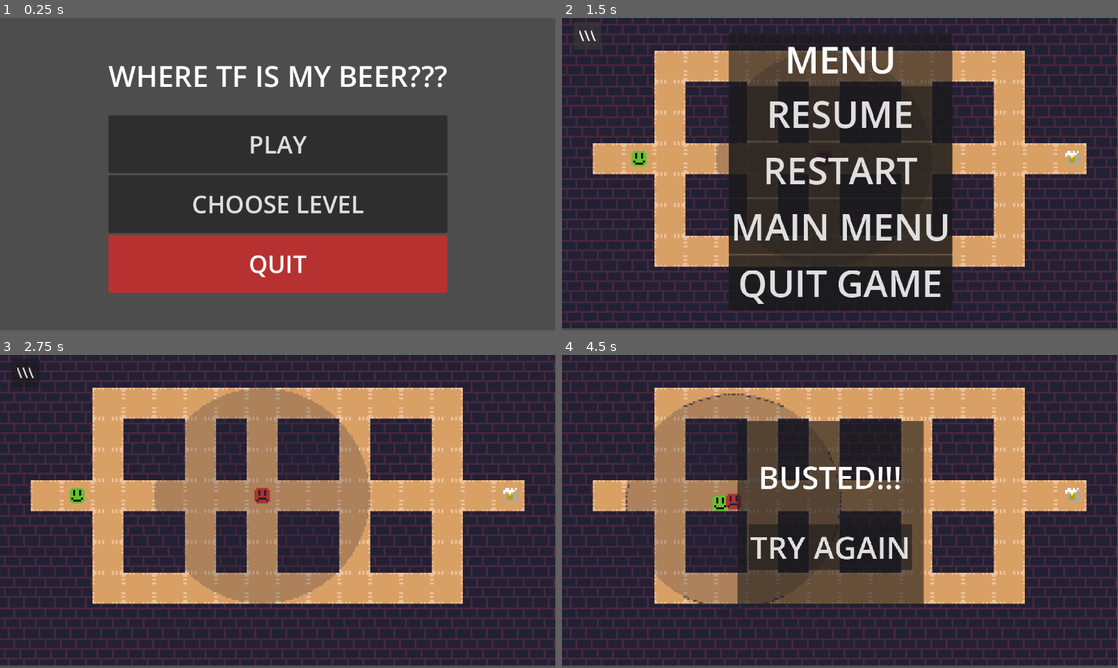
Above: before the commit, frames 1-4 (two rows, left to right).
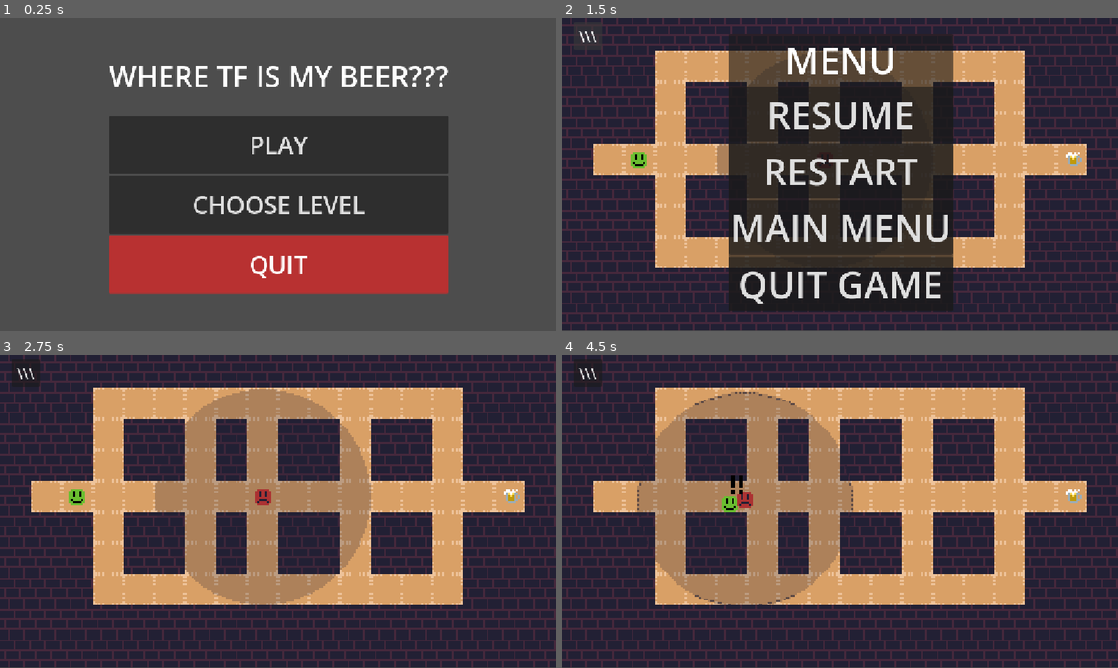
Above: after the commit, the same moments.

Repository: IlyaAfan/WhereTheFuckMyBeer
Game: Godot game, scene res://tscns/menus/menu.tscn
The game is run twice, just before and just after one commit, with the same random seed, the same clock (stepped at 60 frames per second) and the same inputs.
Inputs:
- Up to frame 1 (0.25 s): no input
- Up to frame 2 (1.5 s): click "PLAY" at 0.5 s; click "\\\" at 1.25 s
- Up to frame 3 (2.75 s): click "RESTART" at 2 s
- Up to frame 4 (4.5 s): hold D (right) 2.78-3.53 s; hold S (down) 3.53-4.28 s; hold D (right) from 4.28 s (still down)
In our replay, the window is 799x449 before the commit and 800x450 after it. These sizes can differ from the game's own. Grey fills any space a smaller window leaves; there, only what the larger window draws over its background counts as a difference.

The runs differ from the first frame. In frame 1, 3.3% of the frame differs, in the area x 19-81%, y 15-89%; in frame 2, 14%; in frame 3, 16%; in frame 4, 29%, in the area x 0-100%, y 0-100%.

Commit message:
добавил grace-период при обнаружении игрока, исправил разные ошибки

Diff:
--- a/Assets/scripts/do_see.gd
+++ b/Assets/scripts/do_see.gd
@@ -2,12 +2,15 @@
 
 signal iSee(target: Vector2)
 
+const Grace = 4 #grace-период в тиках таймера
+
 var target:Node2D
 var hear = false
 var see = false
-var navigated = false
+var navigated = false # означает что враг прямо сейчас бежит на игрока, "наведён" на него
 #ПЕРЕДЕЛАТЬ: используем дохуя булов чтобы обозначить состояния, нужна система состояний
 var i = 0 as int
+var GraceI = -1 as int #
 @export var nagent: NavigationAgent2D
 @export var radius = 56
 
@@ -17,6 +20,7 @@
 
 	$destination.visible = false
 	$Exclamation.visible = false
+	$Exclamation2.visible = false
 	$Question.visible = false
 
 func put_enemy_destination():
@@ -24,22 +28,33 @@
 	$destination.visible = true
 
 func navigate():
-	see = true
 	navigated = true
 	nagent.target_position = target.global_position
 
-func _on_timer_timeout() -> void:
+func _on_timer_timeout() -> void: # С этой абоминацией надо будет разобраться получше
 	if hear:
 		$RayCast2D.look_at(target.global_position)
 		$RayCast2D.force_raycast_update()
 		if $RayCast2D.is_colliding() and $RayCast2D.get_collider().name == ("Player"):
 		# Hear And See
+			if navigated: #Смотрим нужен ли Grace-период, если он уже бежит за игроком, то период не нужен.
+				iSee.emit(target.global_position)
+				navigate()
+			else:
+				if see:
+					if i == GraceI:
+						$Question.visible = false
+						$Exclamation.visible = true
+						$Exclamation2.visible = true
+						iSee.emit(target.global_position)
+						navigate()
+				else:
+					$Question.visible = true
+					$Exclamation.visible = true
+					$Exclamation2.visible = false
+					see = true
+					GraceI = (i + Grace)%10 # grace-период определяется здесь. I - тики таймера от 0 до 9
 
-			$Question.visible = false
-			$Exclamation.visible = true
-
-			iSee.emit(target.global_position)
-			navigate()
 		else:
 		# Hear No See
 			if navigated:
@@ -48,6 +63,7 @@
 				put_enemy_destination()
 			see = false
 			$Exclamation.visible = false
+			$Exclamation2.visible = false
 			$Question.visible = true
 
 	i+=1
@@ -66,6 +82,7 @@
 	if body.is_in_group("Player"):
 		$Question.visible = false
 		$Exclamation.visible = false
+		$Exclamation2.visible = false
 		hear = false
 		see = false
 		navigated = false
--- a/Assets/scripts/player.gd
+++ b/Assets/scripts/player.gd
@@ -6,7 +6,7 @@
 
 func get_caught():
 	caught.emit()
-	process_mode = Node.PROCESS_MODE_DISABLED
+	speed = 0
 
 func get_tile_data(data_name: String):
 	var tile_map: TileMapLayer = get_tree().get_first_node_in_group("TileMap")
--- a/project.godot
+++ b/project.godot
@@ -14,6 +14,11 @@
 run/main_scene="uid://ctkhux68g8dlv"
 config/features=PackedStringArray("4.6", "Forward Plus")
 config/icon="res://icon.svg"
+
+[display]
+
+window/size/resizable=false
+window/stretch/mode="canvas_items"
 
 [file_customization]
 
--- a/tscns/dos/do_see.tscn
+++ b/tscns/dos/do_see.tscn
@@ -40,15 +40,19 @@
 texture = ExtResource("3_6036s")
 
 [node name="Exclamation" type="Sprite2D" parent="." unique_id=1570774463]
-visible = false
 z_index = 3
-position = Vector2(-4, -5)
+position = Vector2(-2, -8)
+texture = ExtResource("4_4fjq2")
+
+[node name="Exclamation2" type="Sprite2D" parent="." unique_id=1243516752]
+z_index = 3
+position = Vector2(-6, -8)
 texture = ExtResource("4_4fjq2")
 
 [node name="Question" type="Sprite2D" parent="." unique_id=33092152]
 visible = false
 z_index = 3
-position = Vector2(-4, -5)
+position = Vector2(-7, -8)
 texture = ExtResource("5_8u3u4")
 
 [connection signal="timeout" from="Timer" to="." method="_on_timer_timeout"]
--- a/tscns/levels/test_level_2.tscn
+++ b/tscns/levels/test_level_2.tscn
@@ -1,38 +1,19 @@
 [gd_scene format=4 uid="uid://dhfocppi34bj7"]
 
 [ext_resource type="Script" uid="uid://b004d0wyock6y" path="res://Assets/scripts/root.gd" id="1_6yft4"]
-[ext_resource type="Texture2D" uid="uid://dvujmhju74fjm" path="res://Assets/Tiles/TestTiles.png" id="2_km620"]
+[ext_resource type="TileSet" uid="uid://begsvkejl3eqk" path="res://Assets/Tiles/TestTiles.tres" id="2_6yft4"]
 [ext_resource type="PackedScene" uid="uid://dp4ati4agkdmp" path="res://tscns/Enemy.tscn" id="3_486hu"]
 [ext_resource type="PackedScene" uid="uid://cmp7udr0sb02j" path="res://tscns/Player.tscn" id="4_8mjju"]
 [ext_resource type="PackedScene" uid="uid://dhbv5nllcw66r" path="res://tscns/menus/camera_with_menus.tscn" id="5_oudig"]
 [ext_resource type="PackedScene" uid="uid://bug765rqul378" path="res://tscns/beer.tscn" id="6_n42k0"]
 
-[sub_resource type="NavigationPolygon" id="NavigationPolygon_m5c6x"]
-vertices = PackedVector2Array(8, 8, -8, 8, -8, -8, 8, -8)
-polygons = Array[PackedInt32Array]([PackedInt32Array(0, 1, 2, 3)])
-outlines = Array[PackedVector2Array]([PackedVector2Array(-8, -8, 8, -8, 8, 8, -8, 8)])
-agent_radius = 0.0
-
-[sub_resource type="TileSetAtlasSource" id="TileSetAtlasSource_a4wrk"]
-texture = ExtResource("2_km620")
-0:0/0 = 0
-0:0/0/navigation_layer_0/polygon = SubResource("NavigationPolygon_m5c6x")
-1:0/0 = 0
-1:0/0/physics_layer_0/polygon_0/points = PackedVector2Array(-8, -8, 8, -8, 8, 8, -8, 8)
-
-[sub_resource type="TileSet" id="TileSet_sr5f1"]
-physics_layer_0/collision_layer = 2
-physics_layer_0/collision_mask = 3
-navigation_layer_0/layers = 1
-sources/0 = SubResource("TileSetAtlasSource_a4wrk")
-
 [node name="TestLevel3" type="Node2D" unique_id=1476997527]
 script = ExtResource("1_6yft4")
 
-[node name="map_level" type="TileMapLayer" parent="." unique_id=783746025]
+[node name="map_level" type="TileMapLayer" parent="." unique_id=783746025 groups=["TileMap"]]
 z_index = -5
 tile_map_data = PackedByteArray("AAD3//r/AAABAAAAAAD3//v/AAABAAAAAAD3//z/AAABAAAAAAD3//3/AAABAAAAAAD3//7/AAABAAAAAAD3// …(4144 unchanged characters)…
-tile_set = SubResource("TileSet_sr5f1")
+tile_set = ExtResource("2_6yft4")
 
 [node name="Enemy" parent="." unique_id=1695094296 instance=ExtResource("3_486hu")]
 process_mode = 1
--- a/tscns/levels/test_level_fs.tscn
+++ b/tscns/levels/test_level_fs.tscn
@@ -1,7 +1,7 @@
 [gd_scene format=4 uid="uid://q3opbucxdib7"]
 
 [ext_resource type="Script" uid="uid://b004d0wyock6y" path="res://Assets/scripts/root.gd" id="1_yc63u"]
-[ext_resource type="Texture2D" uid="uid://dvujmhju74fjm" path="res://Assets/Tiles/TestTiles.png" id="2_nhk6u"]
+[ext_resource type="TileSet" uid="uid://begsvkejl3eqk" path="res://Assets/Tiles/TestTiles.tres" id="2_yc63u"]
 [ext_resource type="PackedScene" uid="uid://cmp7udr0sb02j" path="res://tscns/Player.tscn" id="3_x6wgu"]
 [ext_resource type="PackedScene" uid="uid://dhbv5nllcw66r" path="res://tscns/menus/camera_with_menus.tscn" id="4_1bkul"]
 [ext_resource type="PackedScene" uid="uid://bug765rqul378" path="res://tscns/beer.tscn" id="5_31eh4"]
@@ -9,33 +9,14 @@
 [ext_resource type="PackedScene" uid="uid://gn5c5lg6ug3y" path="res://tscns/fart_smella.tscn" id="7_txd0v"]
 [ext_resource type="PackedScene" uid="uid://dp4ati4agkdmp" path="res://tscns/Enemy.tscn" id="8_osaum"]
 
-[sub_resource type="NavigationPolygon" id="NavigationPolygon_m5c6x"]
-vertices = PackedVector2Array(8, 8, -8, 8, -8, -8, 8, -8)
-polygons = Array[PackedInt32Array]([PackedInt32Array(0, 1, 2, 3)])
-outlines = Array[PackedVector2Array]([PackedVector2Array(-8, -8, 8, -8, 8, 8, -8, 8)])
-agent_radius = 0.0
-
-[sub_resource type="TileSetAtlasSource" id="TileSetAtlasSource_m5c6x"]
-texture = ExtResource("2_nhk6u")
-0:0/0 = 0
-0:0/0/navigation_layer_0/polygon = SubResource("NavigationPolygon_m5c6x")
-1:0/0 = 0
-1:0/0/physics_layer_0/polygon_0/points = PackedVector2Array(-8, -8, 8, -8, 8, 8, -8, 8)
-
-[sub_resource type="TileSet" id="TileSet_2qv1w"]
-physics_layer_0/collision_layer = 2
-physics_layer_0/collision_mask = 3
-navigation_layer_0/layers = 1
-sources/0 = SubResource("TileSetAtlasSource_m5c6x")
-
 [node name="TestLevelFS" type="Node2D" unique_id=862735649]
 process_mode = 3
 script = ExtResource("1_yc63u")
 
-[node name="map_level" type="TileMapLayer" parent="." unique_id=376453655]
+[node name="map_level" type="TileMapLayer" parent="." unique_id=376453655 groups=["TileMap"]]
 z_index = -5
 tile_map_data = PackedByteArray("AAD3//r/AAABAAAAAAD3//v/AAABAAAAAAD3//z/AAABAAAAAAD3//3/AAABAAAAAAD3//7/AAABAAAAAAD3// …(3440 unchanged characters)…
-tile_set = SubResource("TileSet_2qv1w")
+tile_set = ExtResource("2_yc63u")
 
 [node name="Player" parent="." unique_id=1195571827 instance=ExtResource("3_x6wgu")]
 process_mode = 1
Not shown: 2 places in Assets/Tiles/TestTiles.tres that only renumber resources
